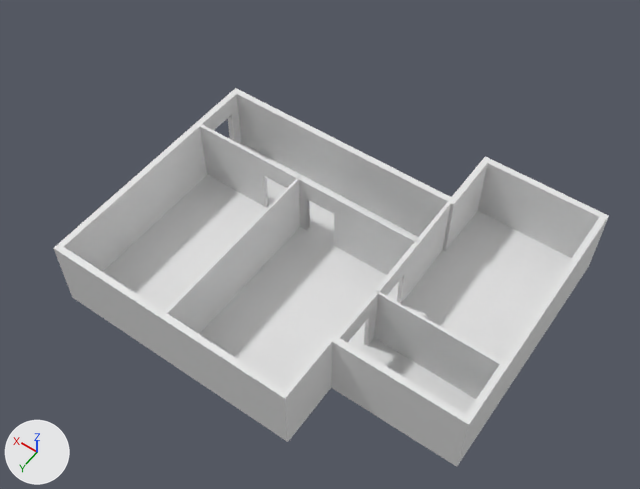
One commit to the Blender file terraced-1.blend: the scene before it, then after it.
One viewpoint serves both versions: a camera (50 mm lens) standing at (-9.73, 11.96, 21.79) and looking at (-0.85, -0.48, 2.24). The lights are fixed; the arrows at lower left show +X, +Y and +Z.

In view in the first picture: 'Base Floor', 'Base Walls Inner', 'Base Walls Outer'.
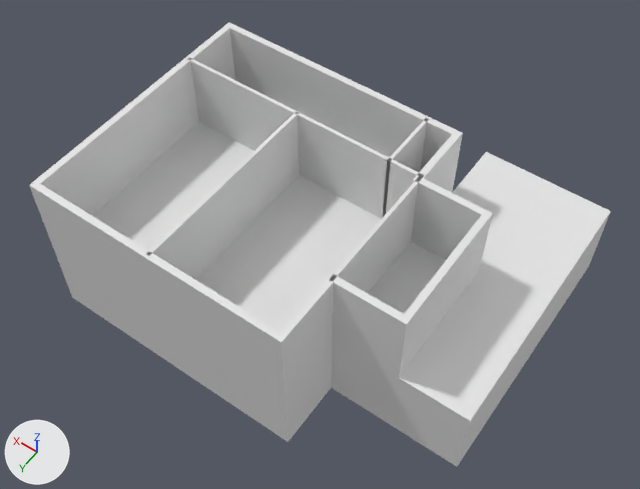
ob_door_cutout_003 is not drawn itself; it is used by a modifier of ob_base_walls_inner.
ob_door_cutout_002 is not drawn itself; it is used by a modifier of ob_base_walls_inner.

Edits to the bpy script that builds the scene:
```text
Add me_plane_004_1:
    me_plane_004_1.from_pydata(...)  # 36 vertices, 30 faces; spans x -2.97..4.91, y -3.92..3.91, z 0.0..2.4
Add me_plane_006:
    me_plane_006.from_pydata(...)  # 24 vertices, 12 faces; spans x -5.0..5.0, y -4.0..4.0, z 0.0..2.4
Remove ob_door_cutout_003:
    ob_door_cutout_003 = bpy.data.objects.new('Door Cutout.003', me_cube_003)
    ob_door_cutout_003.location = (-3.646, 1.407, 0.2)
    ob_door_cutout_003.rotation_euler = (0.0, 0.0, -3.142)  # degrees (0, 0, -180)
    ob_door_cutout_003.hide_render = True
Remove ob_door_cutout_002:
    ob_door_cutout_002 = bpy.data.objects.new('Door Cutout.002', me_cube_002)
    ob_door_cutout_002.location = (-0.275, -2.735, 0.2)
    ob_door_cutout_002.rotation_euler = (0.0, 0.0, -1.571)  # degrees (0, 0, -90)
    ob_door_cutout_002.hide_render = True
Change ob_base_walls_inner:
    remove _m = ob_base_walls_inner.modifiers.new('Solidify', 'SOLIDIFY')
    remove _m.thickness = 0.1
    remove _m.thickness_clamp = 2.0
    remove _m.use_even_offset = True
    remove _m.nonmanifold_thickness_mode = 'FIXED'
    remove _m.nonmanifold_merge_threshold = 0.0003
    remove _m = ob_base_walls_inner.modifiers.new('Boolean', 'BOOLEAN')
    remove _m.object = ob_door_cutout_001
    remove _m.solver = 'FLOAT'
    remove _m = ob_base_walls_inner.modifiers.new('Boolean.004', 'BOOLEAN')
    remove _m.object = ob_door_cutout_002
    remove _m.solver = 'FLOAT'
    remove _m = ob_base_walls_inner.modifiers.new('Boolean.003', 'BOOLEAN')
    remove _m.object = ob_door_cutout_003
    remove _m.solver = 'FLOAT'
    remove _m = ob_base_walls_inner.modifiers.new('Boolean.002', 'BOOLEAN')
    remove _m.object = ob_door_cutout_004
    remove _m.solver = 'FLOAT'
Add ob_top_walls_inner:
    ob_top_walls_inner = bpy.data.objects.new('Top Walls Inner', me_plane_004_1)
    ob_top_walls_inner.location = (0.0, 0.0, 2.6)
Add ob_base_ceiling:
    ob_base_ceiling = bpy.data.objects.new('Base Ceiling', me_plane_003.copy())  # the mesh of ob_base_floor
    ob_base_ceiling.location = (0.0, 0.0, 2.4)
Add ob_top_walls_outer:
    ob_top_walls_outer = bpy.data.objects.new('Top Walls Outer', me_plane_006)
    ob_top_walls_outer.location = (0.0, 0.0, 2.6)
    _m = ob_top_walls_outer.modifiers.new('Solidify', 'SOLIDIFY')
    _m.thickness = 0.2
    _m.thickness_clamp = 2.0
    _m.use_even_offset = True
    _m.nonmanifold_thickness_mode = 'FIXED'
    _m.nonmanifold_merge_threshold = 0.0003
```

What differs and where, as boxes [x1, y1, x2, y2] in the pictures (640 x 489 px):
'Top Walls Outer', added
    after: [29, 22, 493, 395]
'Base Ceiling', added
    after: [52, 122, 611, 424]
'Top Walls Inner', added
    after: [150, 57, 428, 293]
'Base Walls Outer', unchanged, covered by the edit
    before: [54, 88, 609, 463]
    after: [54, 218, 608, 463]
'Base Floor', unchanged, covered by the edit
    before: [71, 143, 590, 467]
    after: [71, 264, 590, 467]
